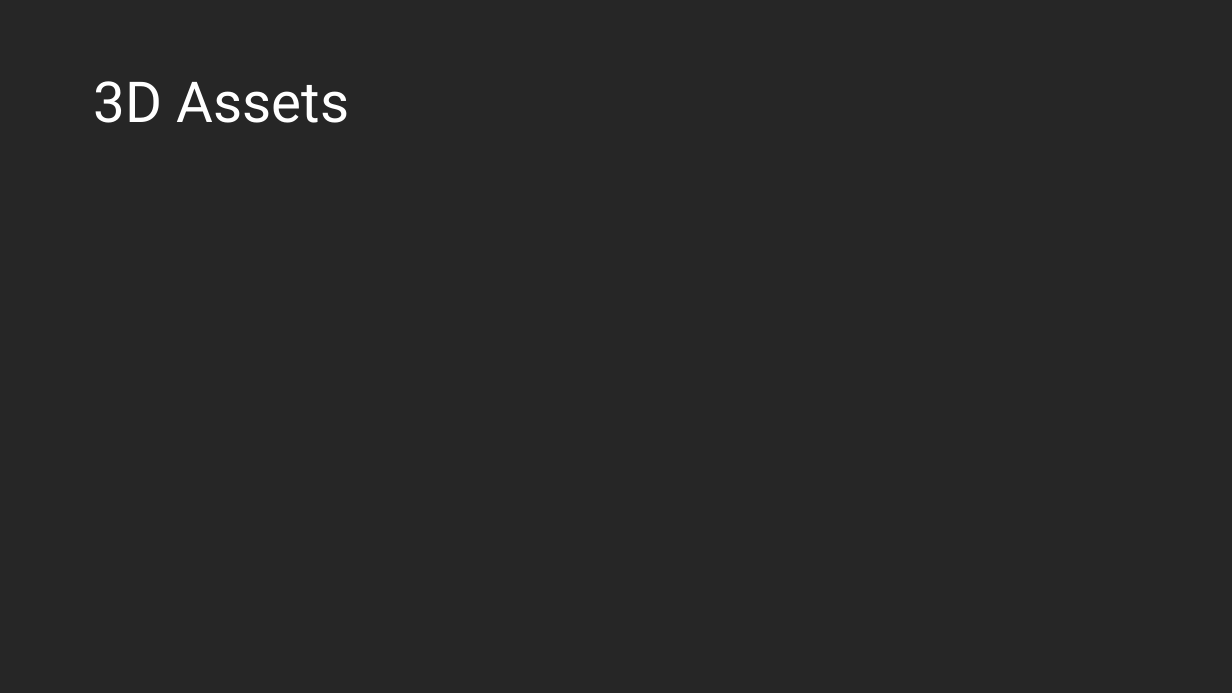
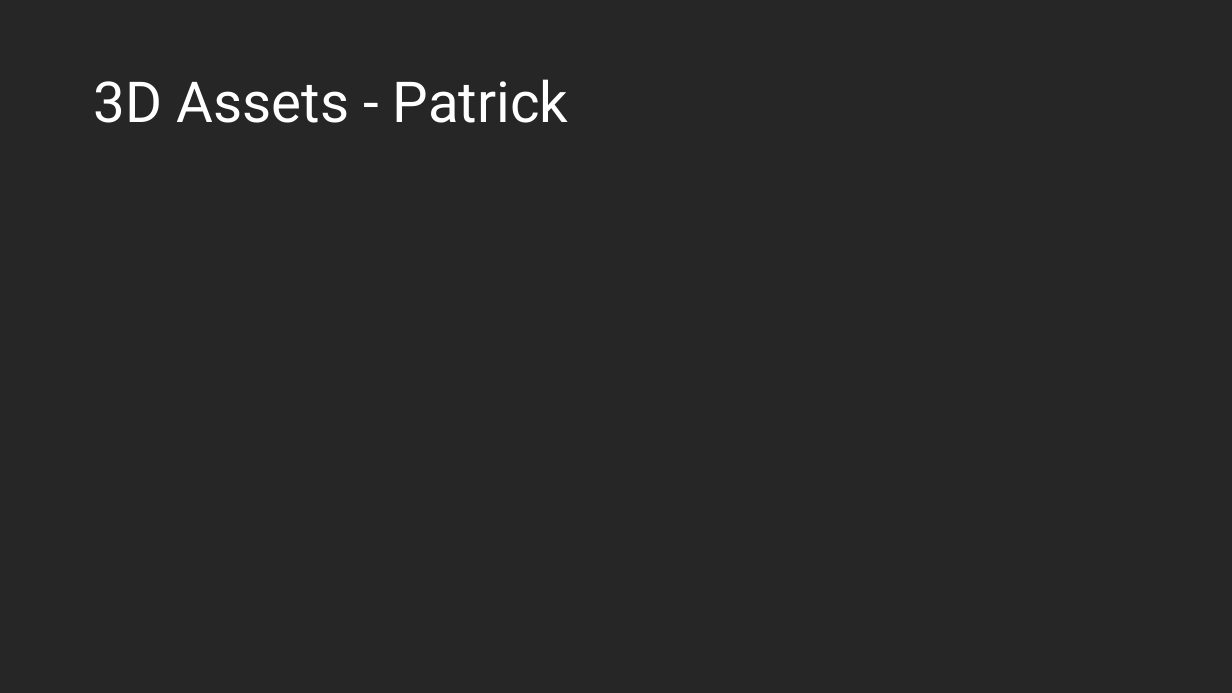
Before and after one commit to LateKnightDev/Barry_Trotter_CoS, a slide deck: slide 5 of presentation/RGP204_A2_TheLateKnights_Presentation.pptx (slide 3 before the commit). Drawn at 1232x693 pixels with LibreOffice and Linux fonts; fonts in the diff are those of the drawing. Boxes give left, top, right and bottom in pixels: in the first picture for what was removed or moved away, otherwise in the second. Text is boxed around its words. In the diff, an @@ line names an element or a change of style, - is before the commit and + after.

```diff
--- a/presentation/RGP204_A2_TheLateKnights_Presentation.pptx
+++ b/presentation/RGP204_A2_TheLateKnights_Presentation.pptx
@@ title at box(94, 79, 568, 123): text changed @@
-3D Assets
+3D Assets - Patrick
```
Also in this commit, not shown: 3 other slides changed, 9 slides added, 1 slide removed, 7 other files.
